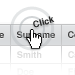
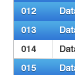
Layers edited between the first and the second 75 × 75 image:
added group "multiple selection" with 10 layers above "keyboard nav" over [6, 0, 75, 75]
added layer "Data Data Data" in group "multiple selection" over [60, 7, 75, 71]
added layer "012 013 015" in group "multiple selection" over [21, 7, 36, 71]
added layer "sel copy 5" in group "multiple selection" over [14, 59, 75, 75]
added layer "sel copy 4" in group "multiple selection" over [14, 2, 75, 21]
added layer "sel copy 3" in group "multiple selection" over [14, 0, 75, 2]
added layer "sel copy 2" in group "multiple selection" over [14, 21, 75, 40]
added layer "Data Data Data Data" (1st of 2, in "multiple selection") in group "multiple selection" over [60, 7, 75, 71]
added layer "012 013 014 015" (1st of 2, in "multiple selection") in group "multiple selection" over [21, 7, 36, 71]
added layer "Layer 11 copy 2" (multiply) in group "multiple selection" over [6, 0, 75, 75]
added layer "Layer 13 copy 2" (60%) in group "multiple selection" over [14, 20, 75, 75]
hid group "header click" (9 layers) over [0, 9, 75, 75]
